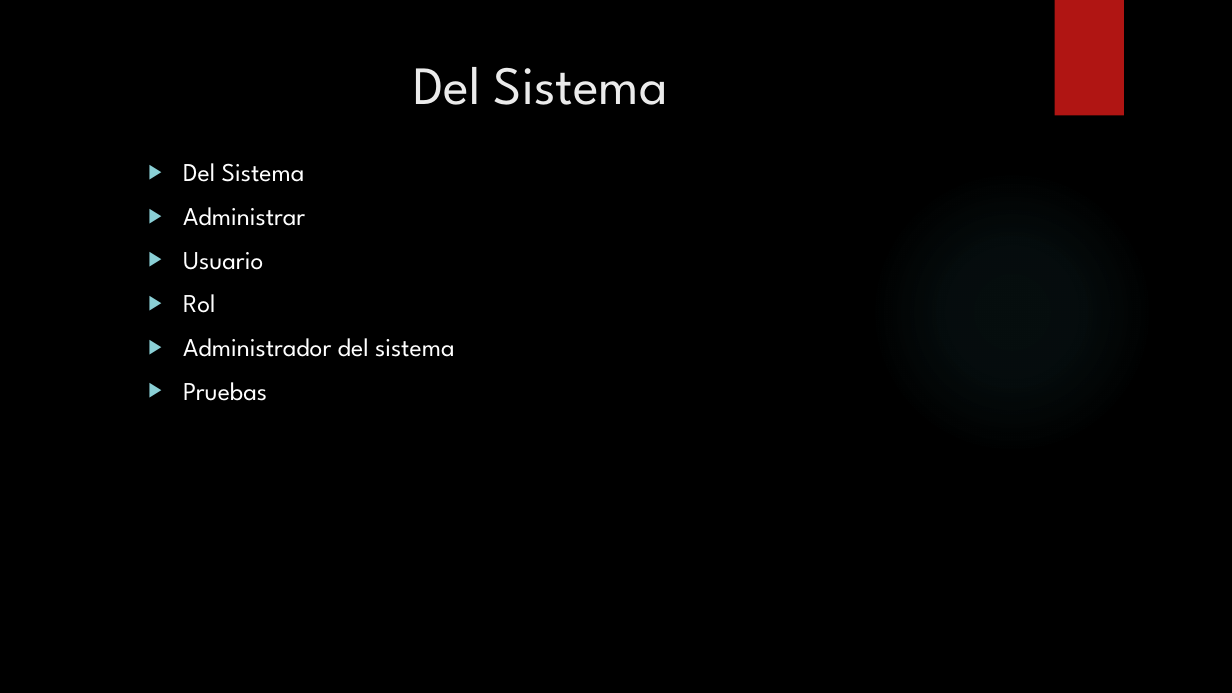
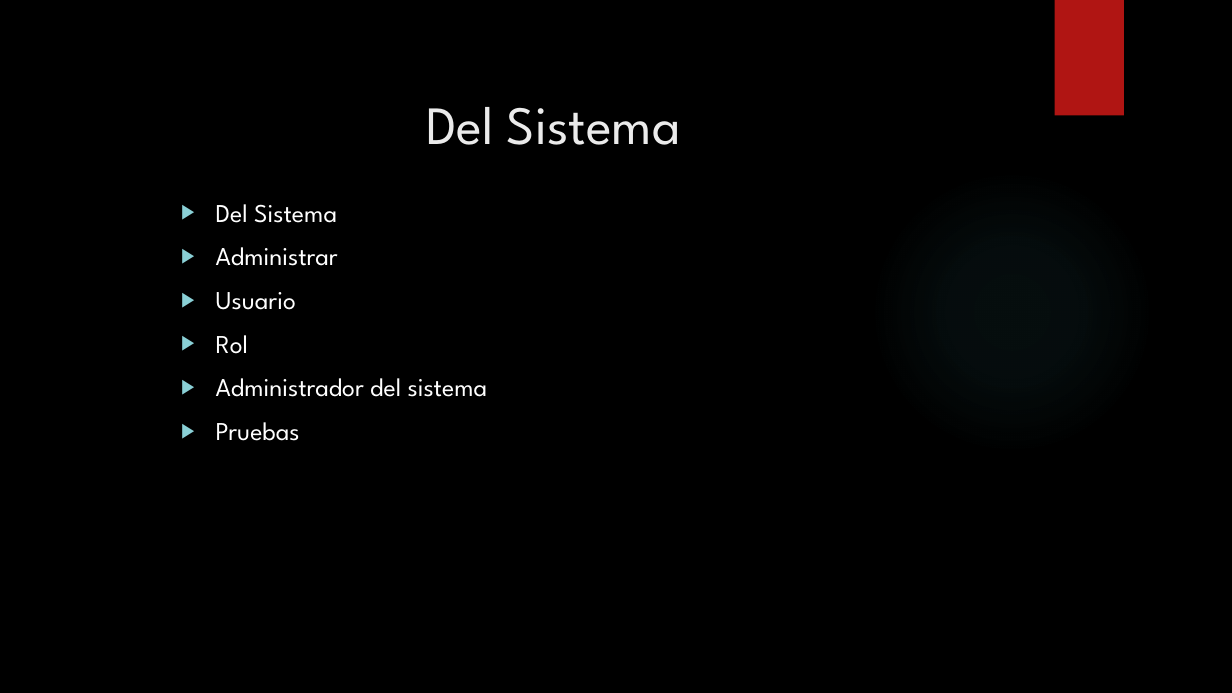
Before and after one commit to francben/proyectoDeliberyApp, a slide deck: slide 14 of Presentacion de Clase.pptx. Drawn at 1232x693 pixels with LibreOffice and Linux fonts; fonts in the diff are those of the drawing; background and template pictures are left out. Boxes give left, top, right and bottom in pixels: in the first picture for what was removed or moved away, otherwise in the second. Text is boxed around its words. In the diff, an @@ line names an element or a change of style, - is before the commit and + after.

```diff
--- a/Presentacion de Clase.pptx
+++ b/Presentacion de Clase.pptx
@@ title "Del Sistema": place and size @@
-title "Del Sistema" at (413, 67, 668, 105)
+title "Del Sistema" at (426, 107, 681, 145)
@@ text "Del Sistema": place and size @@
-text "Del Sistema" at (183, 163, 455, 401)
+text "Del Sistema" at (216, 204, 488, 441)
```
Also in this commit, not shown: 11 other slides changed.
